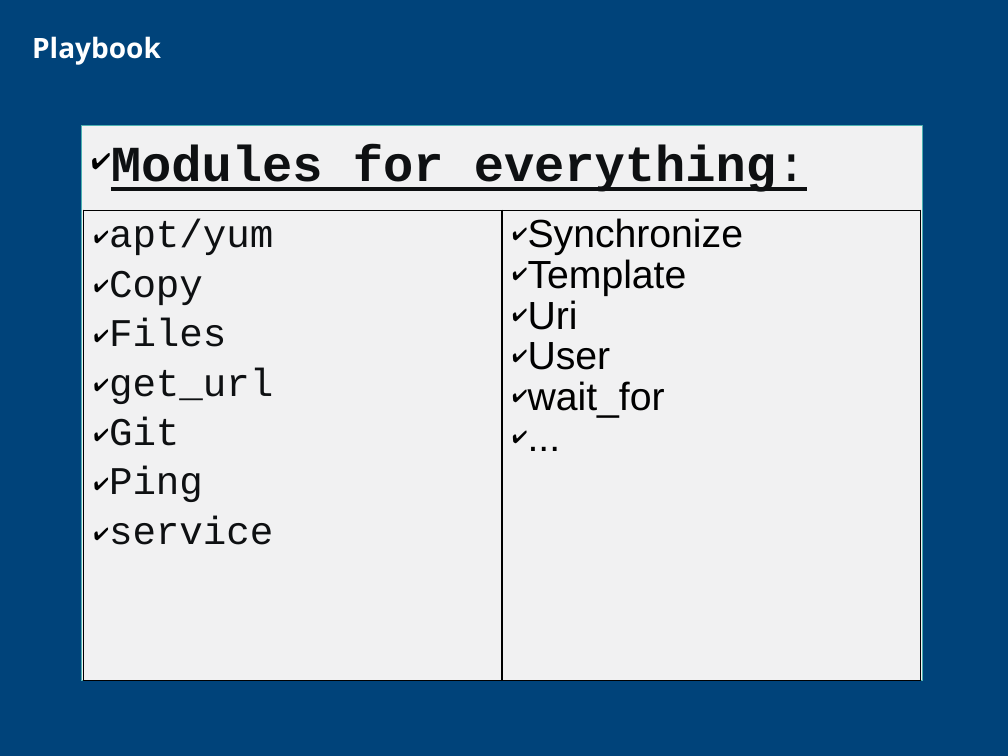
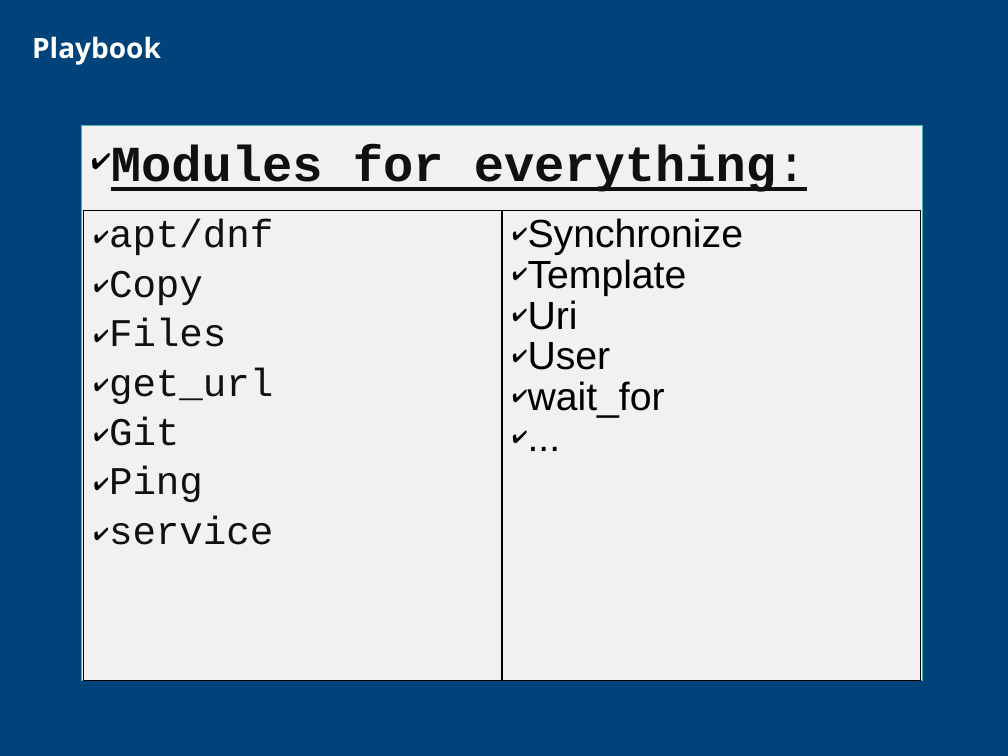
Before and after one commit to CCoupel/ansible-training, a slide deck: slide 46 of Ansible Training.pptx. Drawn at 1008x756 pixels with LibreOffice and Linux fonts; fonts in the diff are those of the drawing; background and template pictures are left out. Boxes give left, top, right and bottom in pixels: in the first picture for what was removed or moved away, otherwise in the second. Text is boxed around its words. In the diff, an @@ line names an element or a change of style, - is before the commit and + after.

```diff
--- a/Ansible Training.pptx
+++ b/Ansible Training.pptx
@@ table at box(84, 211, 920, 681) @@
-row 1, column 1: apt/yum / Copy / Files / get_url / Git / Ping / service
+row 1, column 1: apt/dnf / Copy / Files / get_url / Git / Ping / service
```
Also in this commit, not shown: 21 other slides changed.
